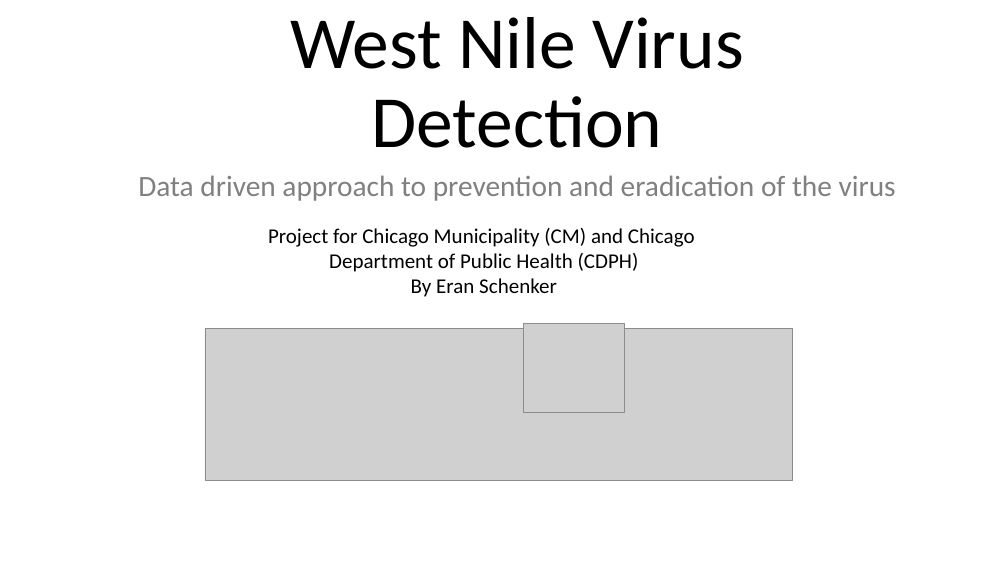
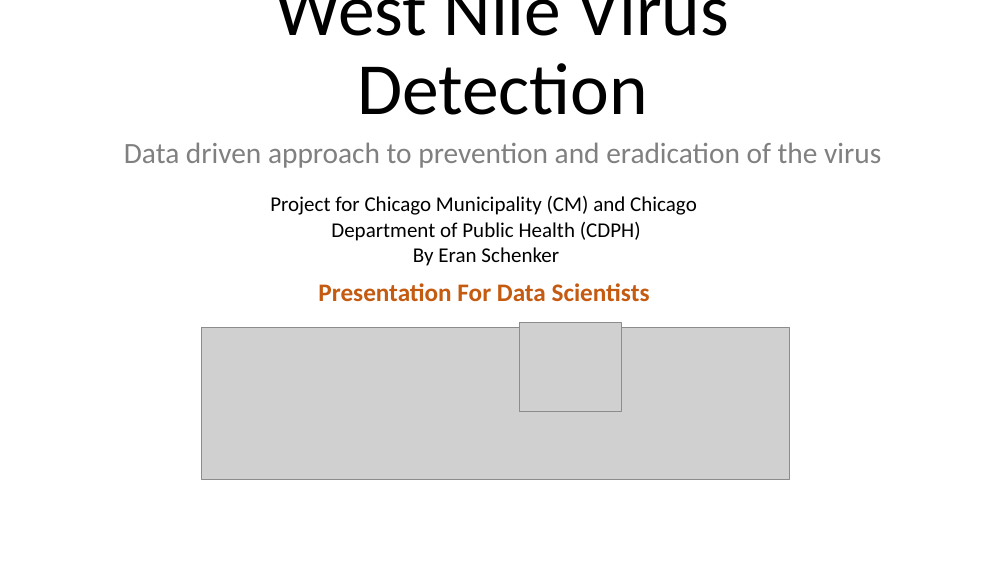
Before and after one commit to Erolino/WestNileVirus_Detection, a slide deck: slide 1 of WNV_Detection.pptx. Drawn at 1008x567 pixels with LibreOffice and Linux fonts; fonts in the diff are those of the drawing; grey boxes stand for pictures. Boxes give left, top, right and bottom in pixels: in the first picture for what was removed or moved away, otherwise in the second. Text is boxed around its words. In the diff, an @@ line names an element or a change of style, - is before the commit and + after.

Commit message:
ppts

```diff
--- a/WNV_Detection.pptx
+++ b/WNV_Detection.pptx
@@ title "West Nile Virus Detection" rewrapped from <box>290,17,743,148</box> to <box>276,0,729,115</box> @@
@@ subtitle "Data driven approach to prevention ...": place and size @@
-subtitle "Data driven approach to prevention ..." at <box>138,175,896,201</box>
+subtitle "Data driven approach to prevention ..." at <box>124,142,881,168</box>
@@ text "Project for Chicago Municipality (CM) ...": place and size @@
-text "Project for Chicago Municipality (CM) ..." at <box>268,228,695,297</box>
+text "Project for Chicago Municipality (CM) ..." at <box>270,196,697,266</box>
@@ text added at <box>318,283,650,302</box>, 24 pt, text #C55A11, bold @@
+Presentation For Data Scientists
```
Also in this commit, not shown: 1 slide added, 3 other files.
